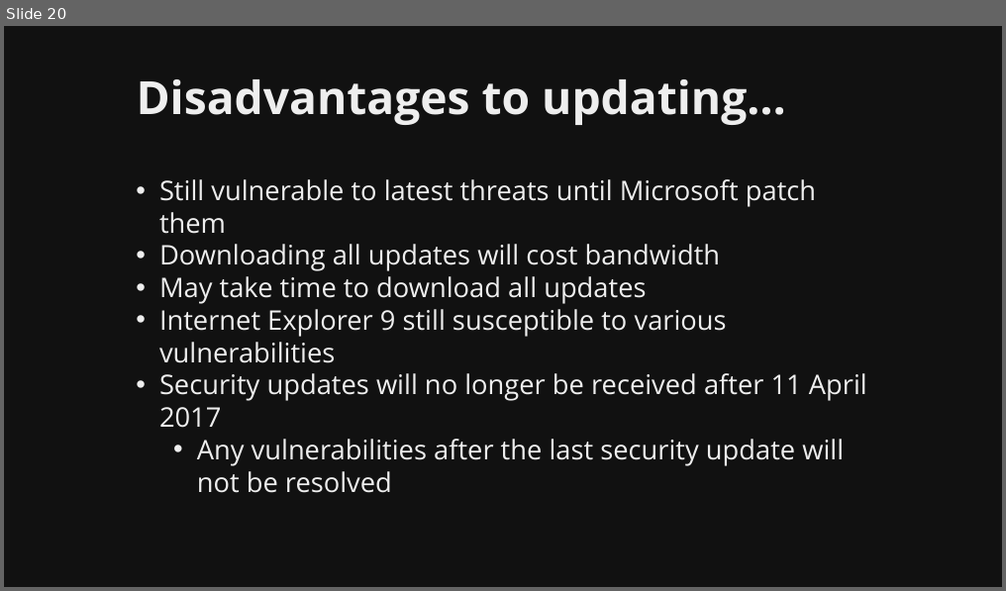
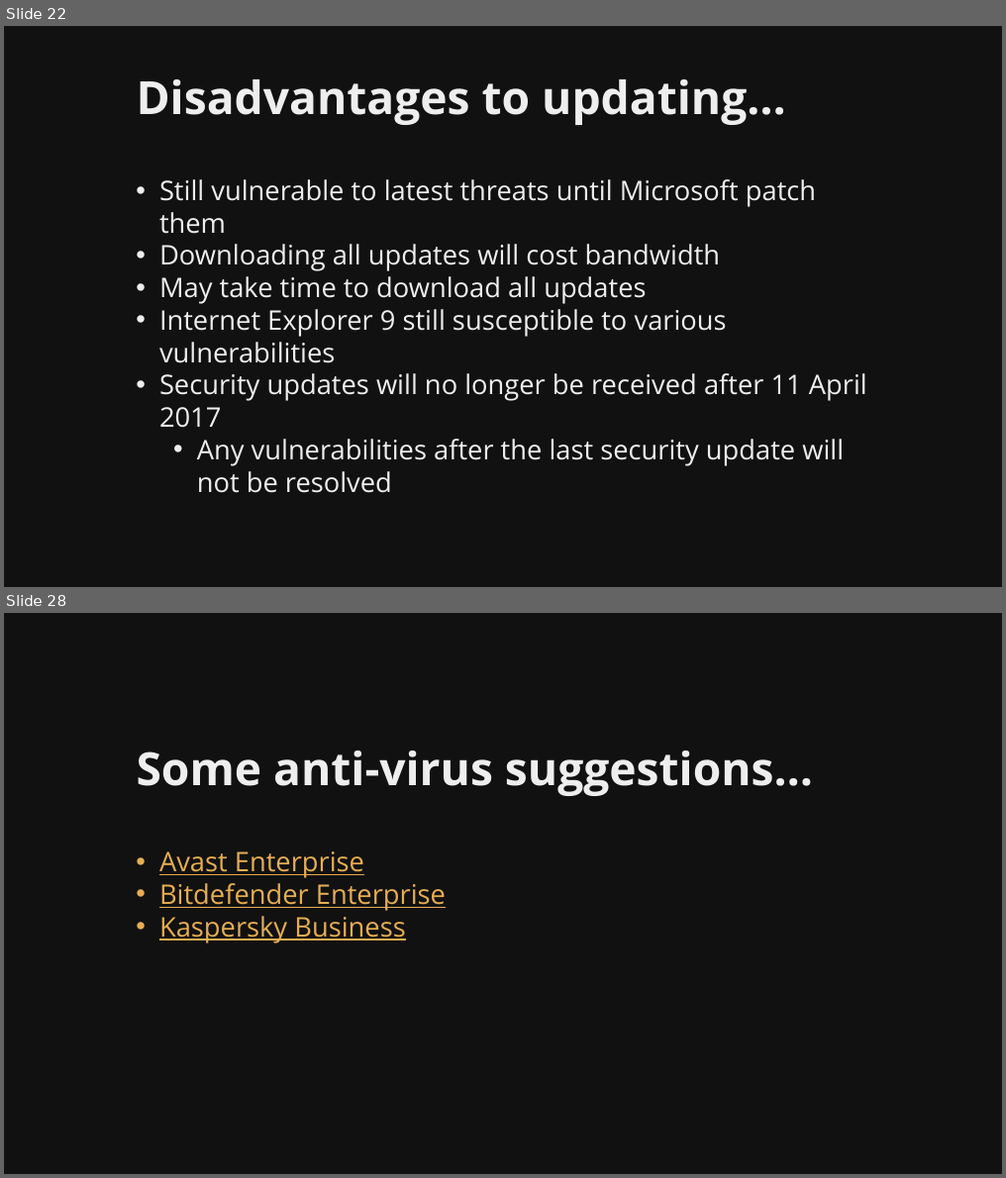
Before and after one commit to martymcflywa/ecu, a slide deck: year_1/sem_2/CSI1101_computer_security/0b_assignment_2_[22MAY15_0900]/dev/CSI1101_PONCE_A2_v01.pptx. Shown one above the other, each under a label of ours: slide 20 before the commit, slides 22 and 28 after it; the slides between them are not shown. The pictures are 1006x591 and 1006x1178 pixels, drawn with LibreOffice and Linux fonts; fonts in the diff are those of the drawing. Boxes give left, top, right and bottom in pixels: in the first picture for what was removed or moved away, otherwise in the second. Text is boxed around its words. In the diff, an @@ line names an element or a change of style, - is before the commit and + after.

```diff
--- a/year_1/sem_2/CSI1101_computer_security/0b_assignment_2_[22MAY15_0900]/dev/CSI1101_PONCE_A2_v01.pptx
+++ b/year_1/sem_2/CSI1101_computer_security/0b_assignment_2_[22MAY15_0900]/dev/CSI1101_PONCE_A2_v01.pptx
@@ slide 28 added at (4, 613, 1002, 1174), background #111111 @@
@@ title added at (137, 751, 813, 796), 44 pt, text #EEEEEE, bold @@
+Some anti-virus suggestions…
@@ text added at (159, 852, 446, 944), 26 pt, text #E7AD52, underline @@
+• Avast Enterprise
+• Bitdefender Enterprise
+• Kaspersky Business
@@ what was slide 20 is now slide 22 @@
```
Also in this commit, not shown: 6 slides changed, 15 other slides added, 3 other files.
